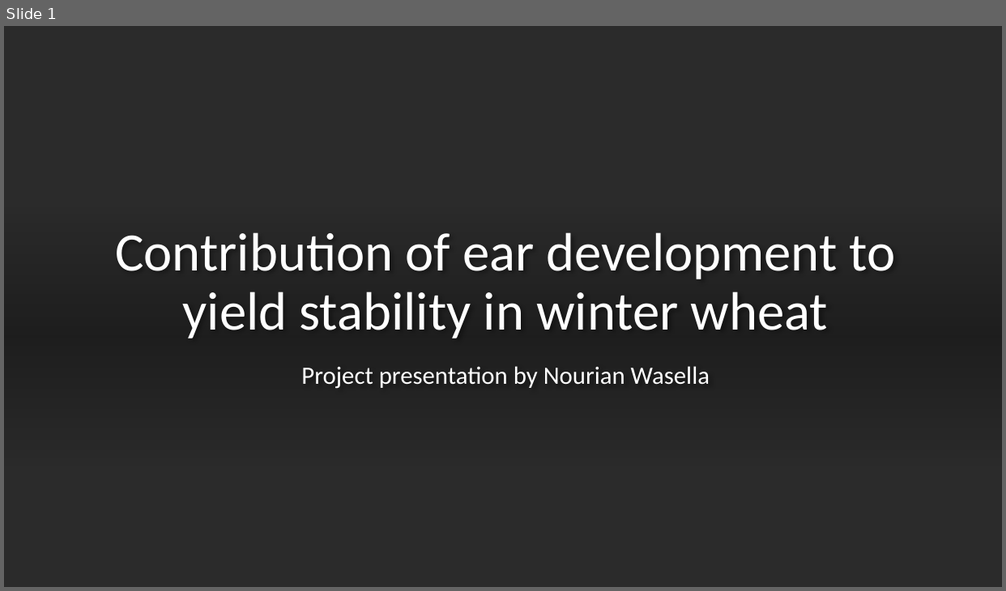
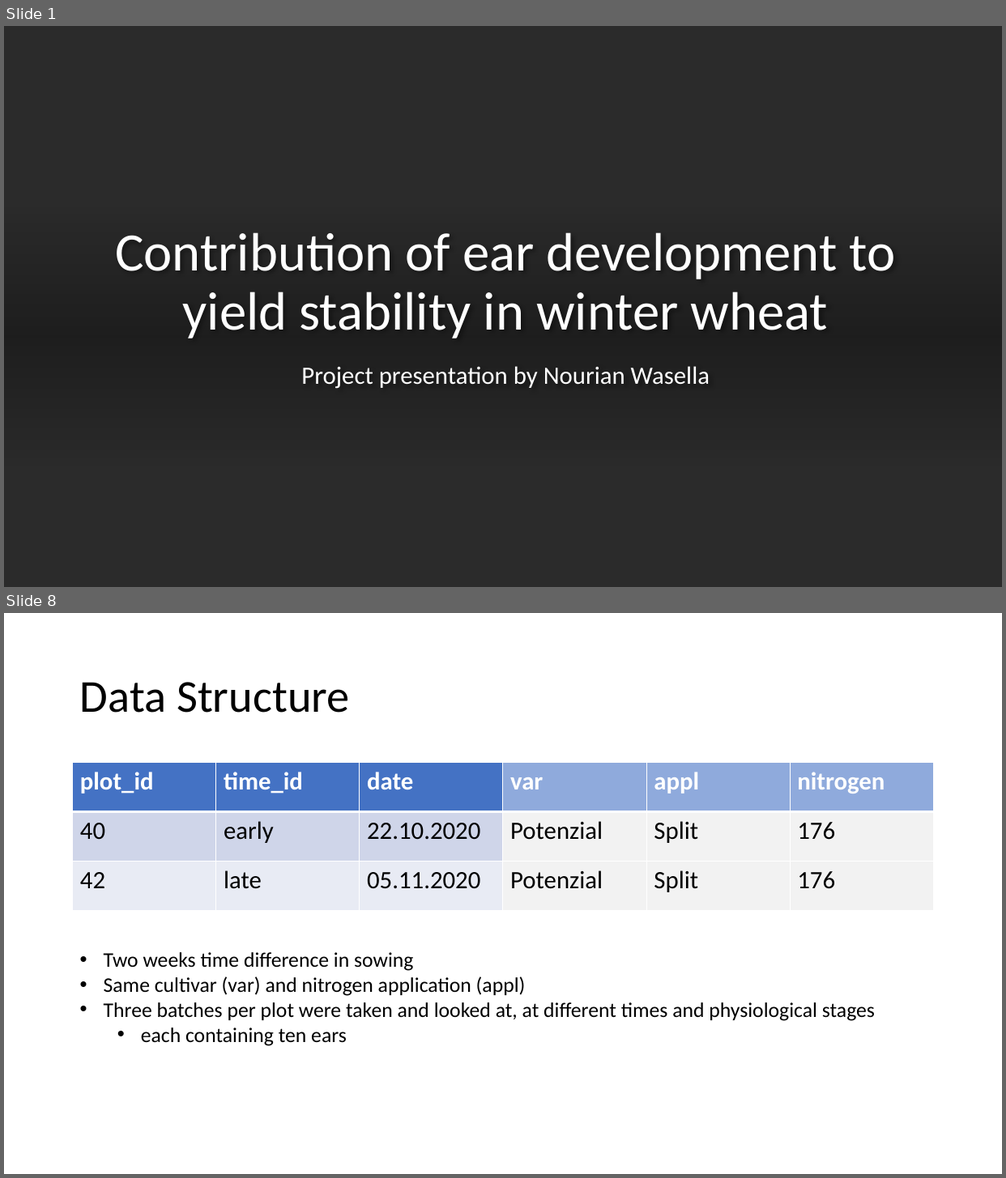
Before and after one commit to WasellaN/Ear_Project_Nouri, a slide deck: Presentation_Nouri.pptx. Shown one above the other, each under a label of ours: slide 1 before the commit, slides 1 and 8 after it; the slides between them are not shown. The pictures are 1006x591 and 1006x1178 pixels, drawn with LibreOffice and Linux fonts; fonts in the diff are those of the drawing; background and template pictures are left out; a plain dark background stands for a picture behind light text. Boxes give left, top, right and bottom in pixels: in the first picture for what was removed or moved away, otherwise in the second. Text is boxed around its words. In the diff, an @@ line names an element or a change of style, - is before the commit and + after.

```diff
--- a/Presentation_Nouri.pptx
+++ b/Presentation_Nouri.pptx
@@ slide 8 added at [4,613,1002,1174], background #FFFFFF @@
@@ title added at [80,682,349,713], 44 pt, text #000000 @@
+Data Structure
@@ table added at [73,763,935,911], 3 rows, 6 columns @@
+plot_id | time_id | date | var | appl | nitrogen
+40 | early | 22.10.2020 | Potenzial | Split | 176
+42 | late | 05.11.2020 | Potenzial | Split | 176
@@ text added at [104,952,875,1046], 20 pt, text #000000 @@
+• Two weeks time difference in sowing
+• Same cultivar (var) and nitrogen application (appl)
+• Three batches per plot were taken and looked at, at different times and physiological stages
+  • each containing ten ears
```
Also in this commit, not shown: 3 slides changed, 14 other slides added, 13 other files.
